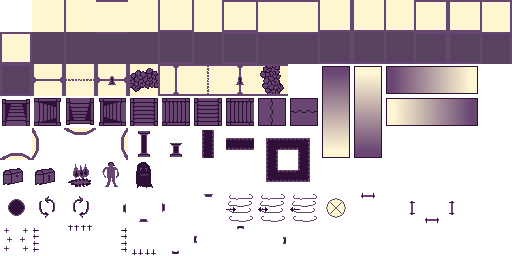
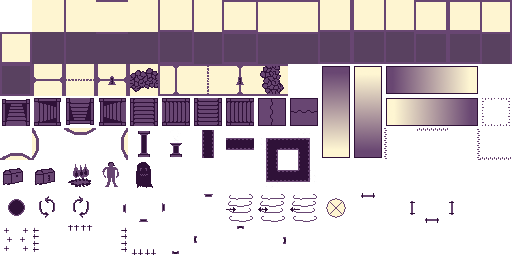
Layers edited between the first and the second 512px x 256px image:
renamed "Ramp_Up_South" to "Illusory_Wall_Floor", painted on it over [384, 98, 510, 158]
renamed "Ramp_Up_North" to "Illusory_Wall_South", painted on it over [384, 98, 511, 160]
added layer "Illusory_Wall_East" in group "Features" over [477, 129, 480, 160]
renamed "Ladder_West" to "Illusory_Wall_North", painted on it over [417, 128, 448, 131]
renamed "Vertical_Obstruction" to "Illusory_Wall_West", moved it into group "Features", painted on it over [384, 128, 387, 159]
renamed "South_Facing_Alcove" to "Ramp_Up_West", moved it into group "Features", painted on it over [384, 128, 478, 159]
renamed "East_Facing_Alcove" to "Ladder_West", moved it into group "Features", painted on it over [384, 128, 448, 159]
renamed "South_Facing_Stairs_Down" to "Ladder_South", moved it into group "Features", painted on it over [384, 128, 438, 159]
renamed "West_Facing_Stairs_Down" to "Ladder_East", moved it into group "Features", painted on it over [384, 128, 387, 159]
